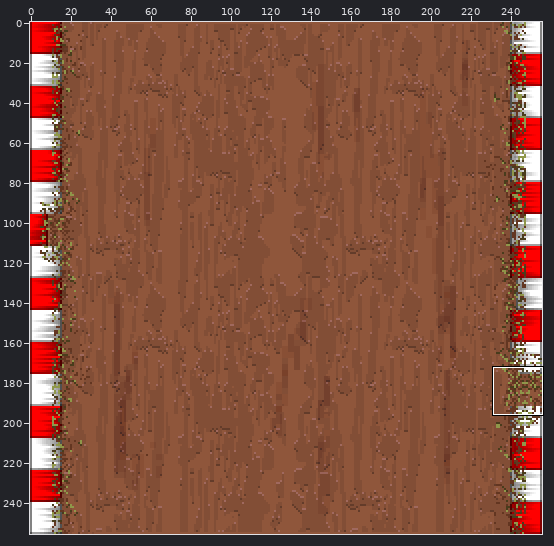
Sprite sheet: res/textures/textureTrack.png. The first picture is a wide view before the edit; the outline marks the close-up.
Close-up. Old version:
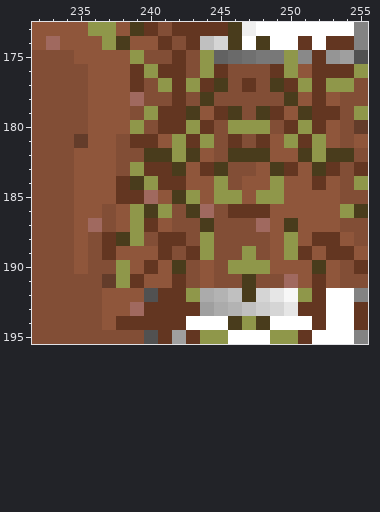
The file is 256x256 pixels. Colours within 5 levels of each other are drawn and written as one. Shown: x 232..255, y 173..195. The commit also changed other parts of the picture, which this record leaves out.
The result:
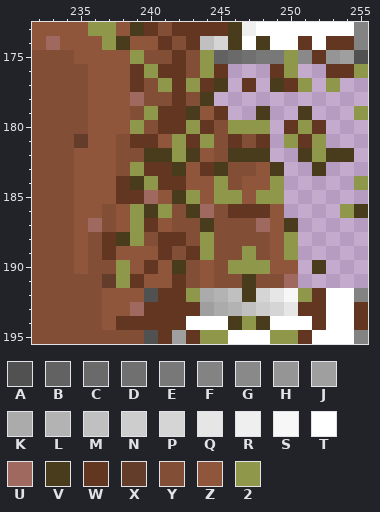
Palette (. is transparent): A #515151  B #626262  C #6a6a6a  D #707070  E #787878  F #838383  G #898989  H #959595  J #9f9f9f  K #ababab  L #b3b3b3  M #c0c0c0  N #cdcdcd  P #d5d5d5  Q #e6e6e6  R #efefef  S #f7f7f7  T #ffffff  U #a0695f  V #493c1c  W #633621  X #633c2a  Y #824e36  Z #8f563b  2 #8f974a
Change:
@@ x 243..255 @@
 175 Y2BCDEE2GWHJA
-176 Y2WYYYW2ZWWW2
-177 2WVYWYVW2W22Y
-178 YVYYYYYVZWZYY
-179 VZWVYVWZVWWY2
-180 2WY222YW2WZYX
-181 W2YWYWZ2W2ZYZ
-182 VZYVVVZZV2VVY
-183 ZWVYYZVWZVWYW
-184 ZZ2YZZ2ZZWZY2
-185 2Z22Z22ZZZZYY
-186 VUYWWWZZZZZ2V
-187 YVYYYUZVZZZYY
-188 Y2YYYYZ2ZWWZY
-189 W2YY2YZ2WZWWZ
-190 YZY222ZZZVZYW
-191 YZYYVYYUZWZYY
+176 Y2W...W2..WW2
+177 2WV.W.VW2.2..
+178 YV...........
+179 VZW..V..V...2
+180 2WY222.W2W...
+181 W2YWYW.2W2...
+182 VZYVVV..V2VV.
+183 ZWVYYZV..V...
+184 ZZ2YZZ2.....2
+185 2Z22Z22......
+186 VUYWWWZ....2V
+187 YVYYYUZV.....
+188 Y2YYYYZ2.....
+189 W2YY2YZ2.....
+190 YZY222ZZ.V...
+191 YZYYVYYU.....
 192 2KLMVPQS2WTTF
Pixel boxes of the changes (left, top, right, bottom) in both close-ups:
erased: (214, 64, 368, 288)
